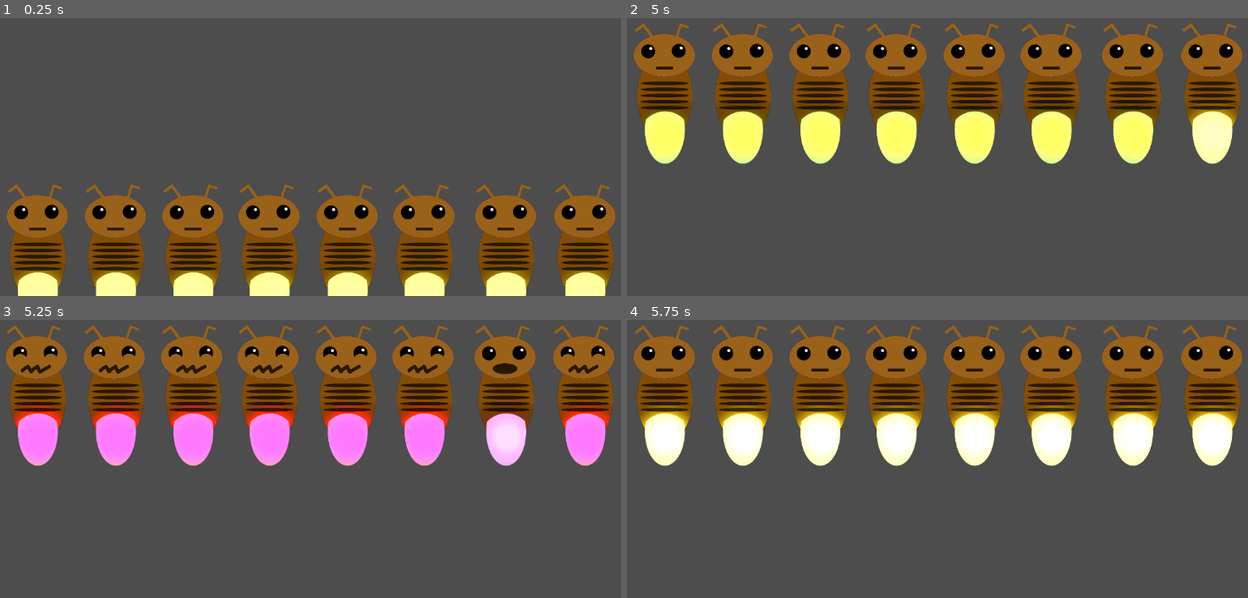
Above: before the commit, frames 1-4 (two rows, left to right).
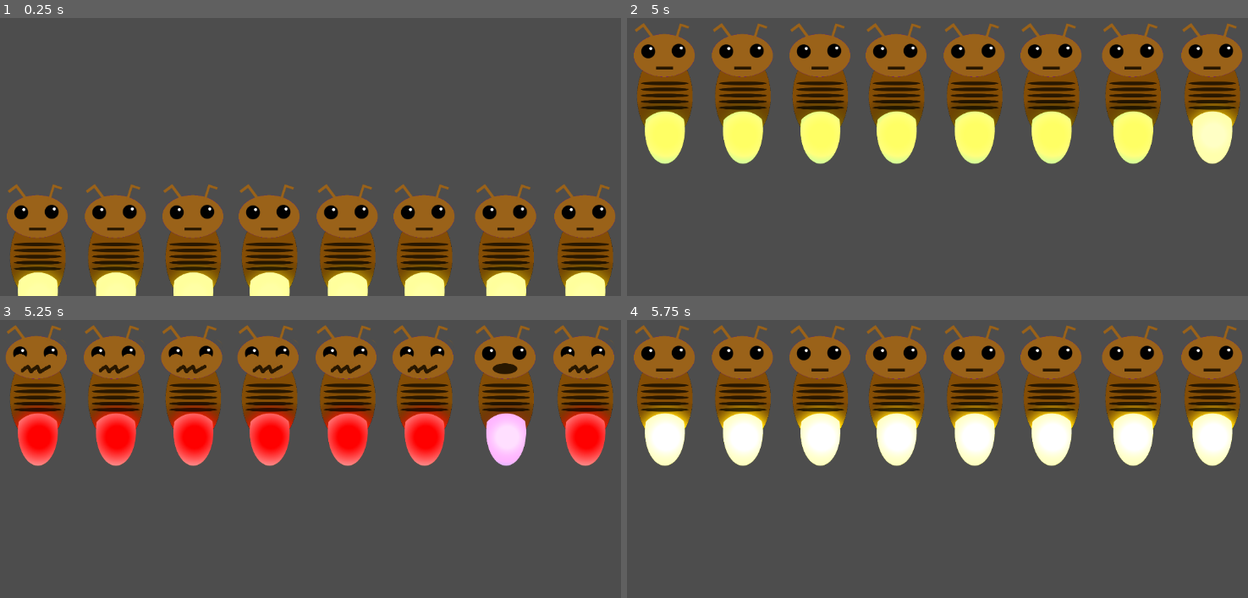
Above: after the commit, the same moments.

Repository: Kaijiro/ld56
Game: Godot game, scene res://scenes/ld_56.tscn
Same seed, same stepped clock (60 frames per second), same inputs: the game is played once before the commit and once after it. Sound files missing from this copy of the repository are replaced by a short silence.
Inputs (mouse positions are in pixels of both pictures, inside the frame that each line leads up to):
- Up to frame 1 (0.25 s): no input
- Up to frame 2 (5 s): move the mouse to (664, 187) at 0.52 s; click (664, 187) at 0.6 s; move the mouse to (744, 98) at 1.27 s; click (744, 98) at 1.35 s; move the mouse to (819, 98) at 2.02 s; click (819, 98) at 2.1 s; move the mouse to (894, 98) at 2.77 s; click (894, 98) at 2.85 s; move the mouse to (974, 98) at 3.52 s; click (974, 98) at 3.6 s; move the mouse to (1049, 98) at 4.27 s; click (1049, 98) at 4.35 s
- Up to frame 3 (5.25 s): move the mouse to (503, 400) at 5.02 s; click (503, 400) at 5.1 s
- Up to frame 4 (5.75 s): no input

Frames 1-2 are identical in both runs. In frame 3, 8.4% of the frame differs, in the area x 2-99%, y 30-53%; in frame 4, nothing differs.

Commit message:
Tweak color and assets - more to come later

Diff:
--- a/scripts/firefly.gd
+++ b/scripts/firefly.gd
@@ -11,7 +11,7 @@
 
 # Colors definition
 const idle_light: Color = Color.GREEN_YELLOW
-const wrong_light: Color = Color.CRIMSON
+const wrong_light: Color = Color.DARK_RED
 const good_light: Color = Color.DARK_GREEN
 
 # Light intensity
Binary file changed: assets/head_sheet.png
Not shown: 1 places in scenes/firefly.tscn that only renumber resources
Not shown: 1 places in scenes/ld_56.tscn that only renumber resources
